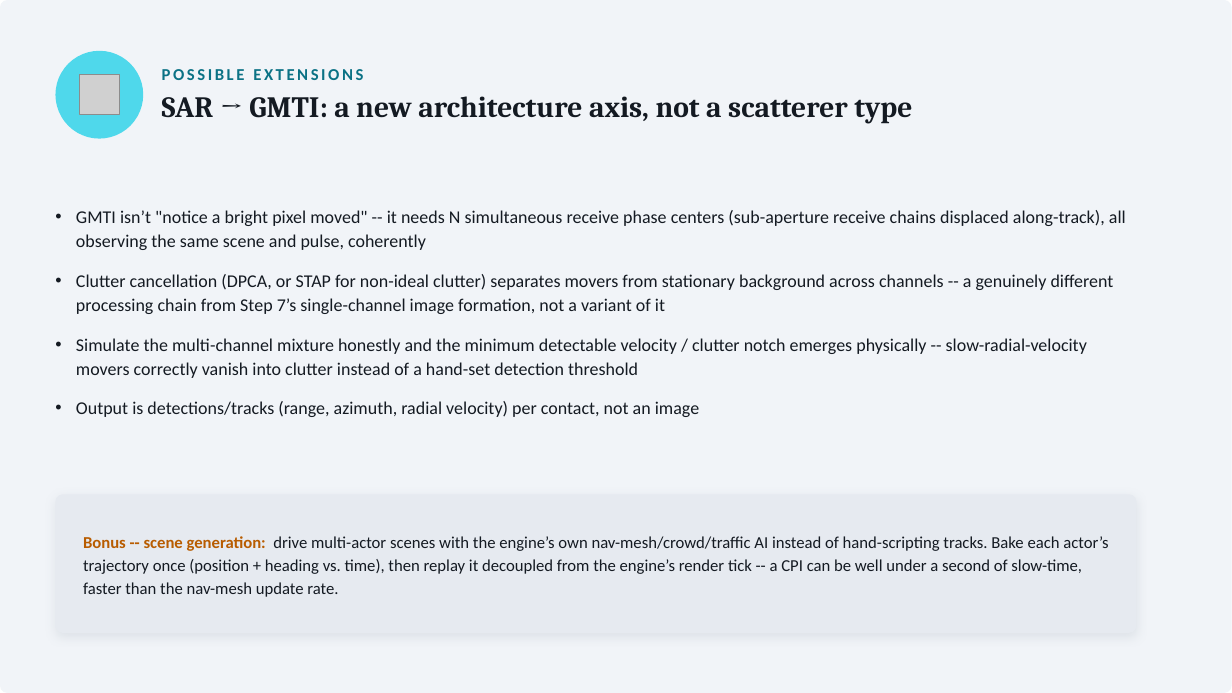
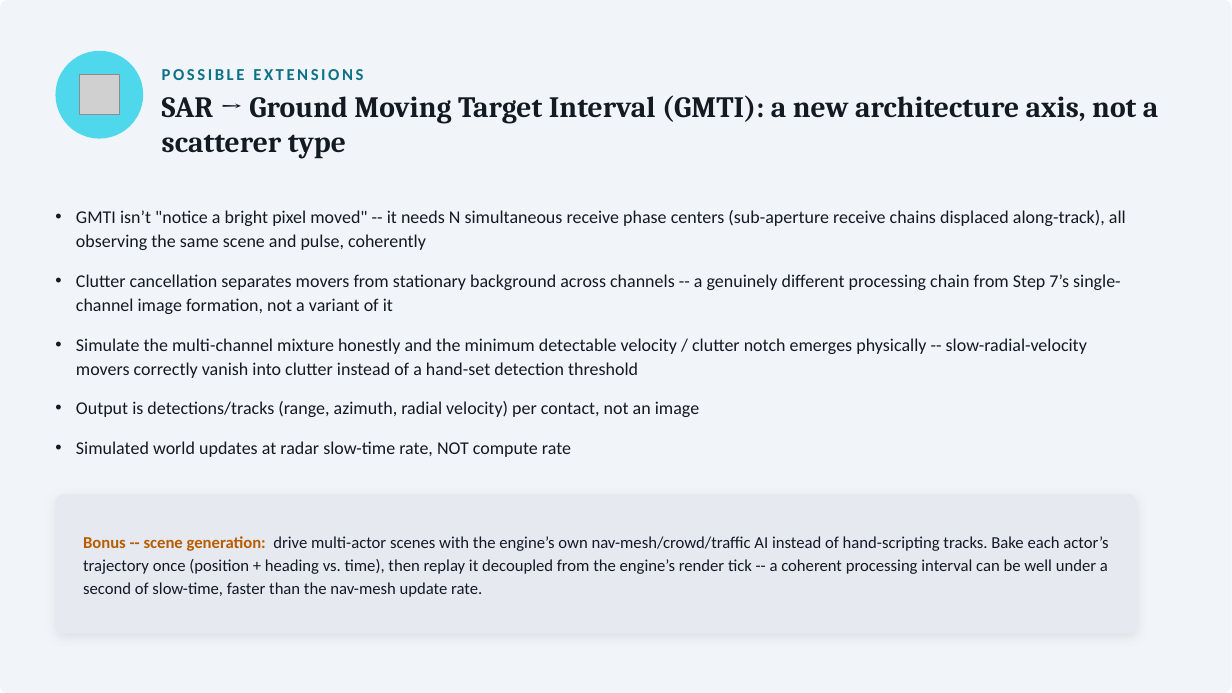
Before and after one commit to dphilli1-00/portfolio, a slide deck: slide 16 of beyond SARCASTIC.pptx. Drawn at 1232x693 pixels with LibreOffice and Linux fonts; fonts in the diff are those of the drawing; grey boxes stand for pictures. Boxes give left, top, right and bottom in pixels: in the first picture for what was removed or moved away, otherwise in the second. Text is boxed around its words. In the diff, an @@ line names an element or a change of style, - is before the commit and + after.

```diff
--- a/beyond SARCASTIC.pptx
+++ b/beyond SARCASTIC.pptx
@@ text at box(162, 95, 1158, 159): text changed @@
-SAR → GMTI: a new architecture axis, not a scatterer type
+SAR → Ground Moving Target Interval (GMTI): a new architecture axis, not a scatterer type
@@ text at box(76, 274, 1121, 314): text changed @@
-• Clutter cancellation (DPCA, or STAP for non-ideal clutter) separates movers from stationary background across channels -- a genuinely different processing chain from Step 7’s single-channel image formation, not a variant of it
+• Clutter cancellation separates movers from stationary background across channels -- a genuinely different processing chain from Step 7’s single-channel image formation, not a variant of it
@@ text at box(76, 441, 571, 457): paragraph added @@
+• Simulated world updates at radar slow-time rate, NOT compute rate
@@ text at box(83, 536, 1108, 597): text changed @@
-Bonus -- scene generation: drive multi-actor scenes with the engine’s own nav-mesh/crowd/traffic AI instead of hand-scripting tracks. Bake each actor’s trajectory once (position + heading vs. time), then replay it decoupled from the engine’s render tick -- a CPI can be well under a second of slow-time, faster than the nav-mesh update rate.
+Bonus -- scene generation: drive multi-actor scenes with the engine’s own nav-mesh/crowd/traffic AI instead of hand-scripting tracks. Bake each actor’s trajectory once (position + heading vs. time), then replay it decoupled from the engine’s render tick -- a coherent processing interval can be well under a second of slow-time, faster than the nav-mesh update rate.
```
Also in this commit, not shown: 5 other slides changed, 26 other files.
